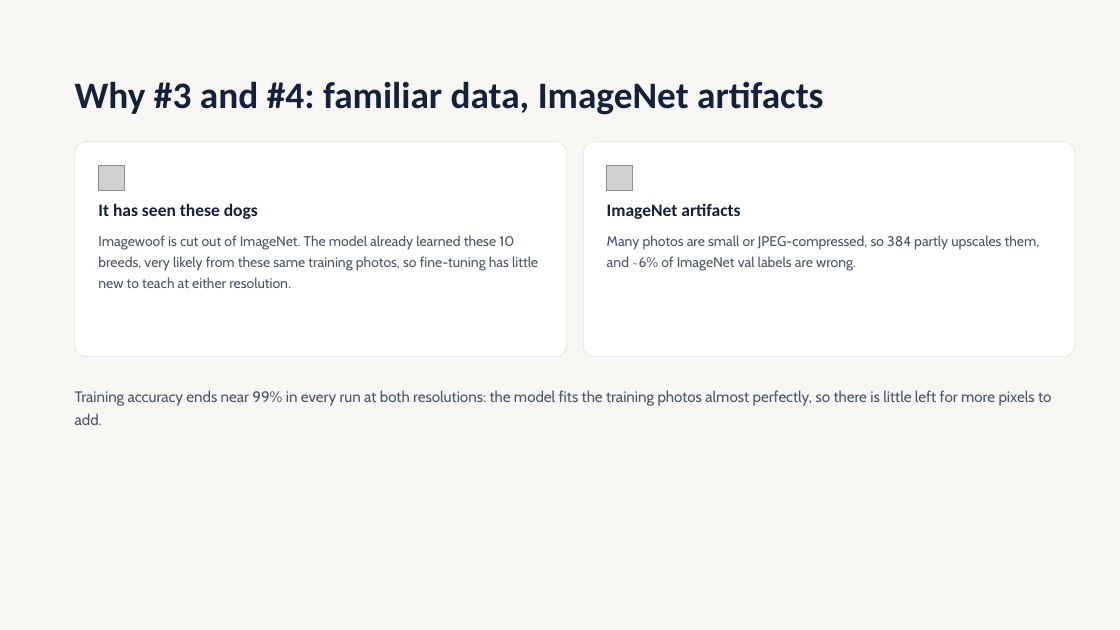
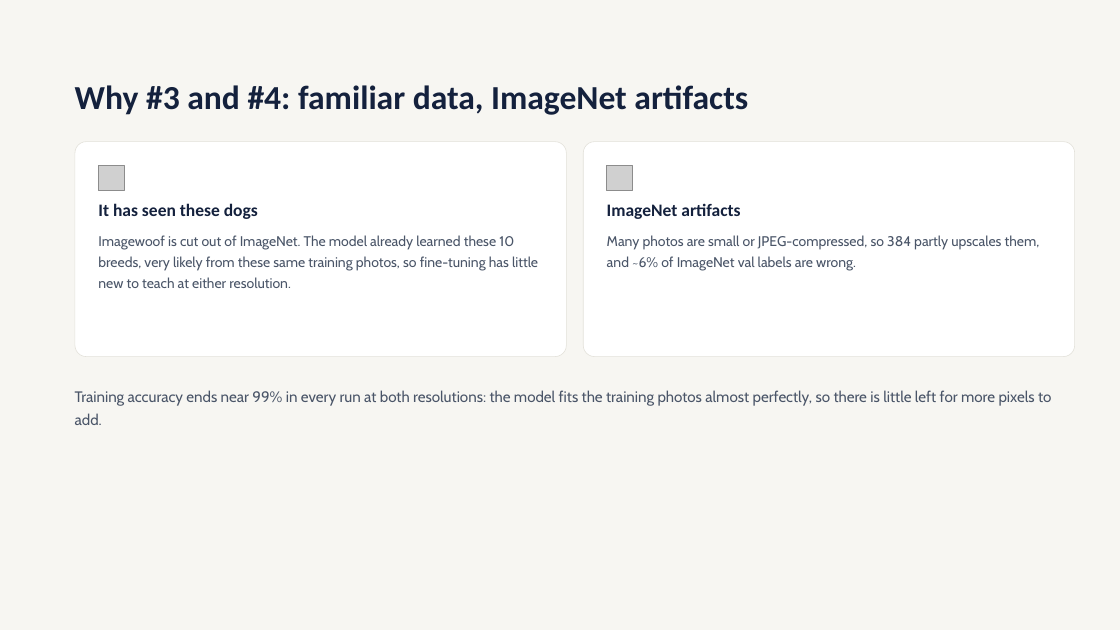
Before and after one commit to dmalynyak/pattern-recognition-uj, a slide deck: slide 22 of task1/presentation_v4.pptx (slide 21 before the commit). Drawn at 1120x630 pixels with LibreOffice and Linux fonts; fonts in the diff are those of the drawing; grey boxes stand for pictures. Boxes give left, top, right and bottom in pixels: in the first picture for what was removed or moved away, otherwise in the second. Text is boxed around its words. In the diff, an @@ line names an element or a change of style, - is before the commit and + after.

```diff
--- a/task1/presentation_v4.pptx
+++ b/task1/presentation_v4.pptx
@@ title "Why #3 and #4: familiar ..." at [75, 85, 748, 115]: size 32 to 28.8 pt @@
```
Also in this commit, not shown: 2 other slides changed, 1 slide added.
